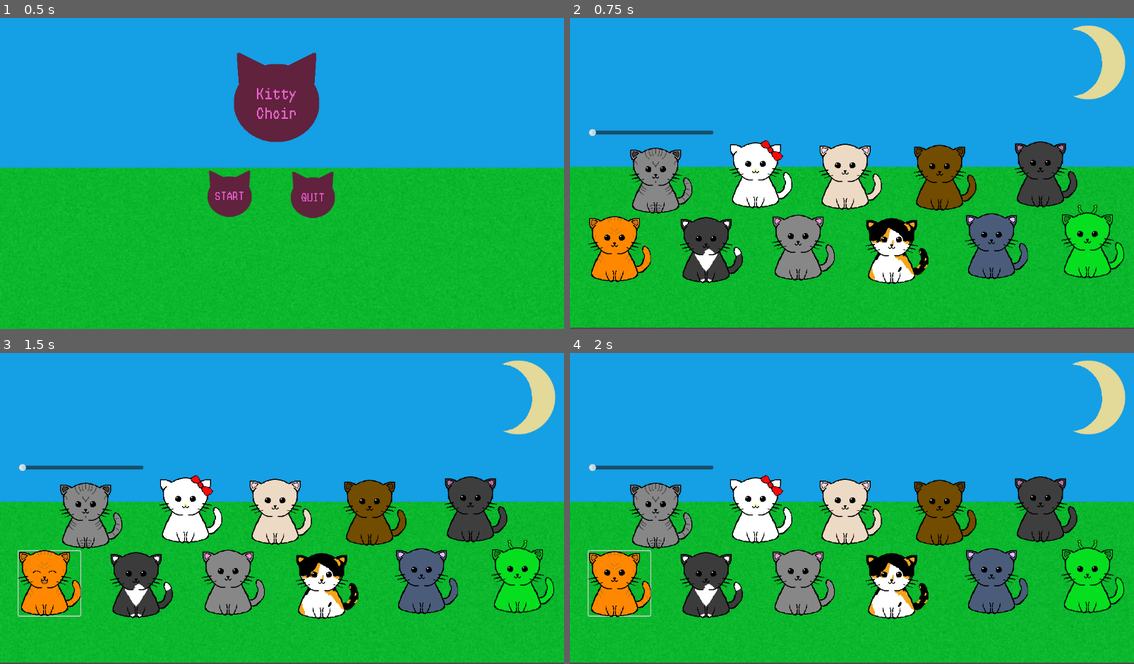
Above: before the commit, frames 1-4 (two rows, left to right).
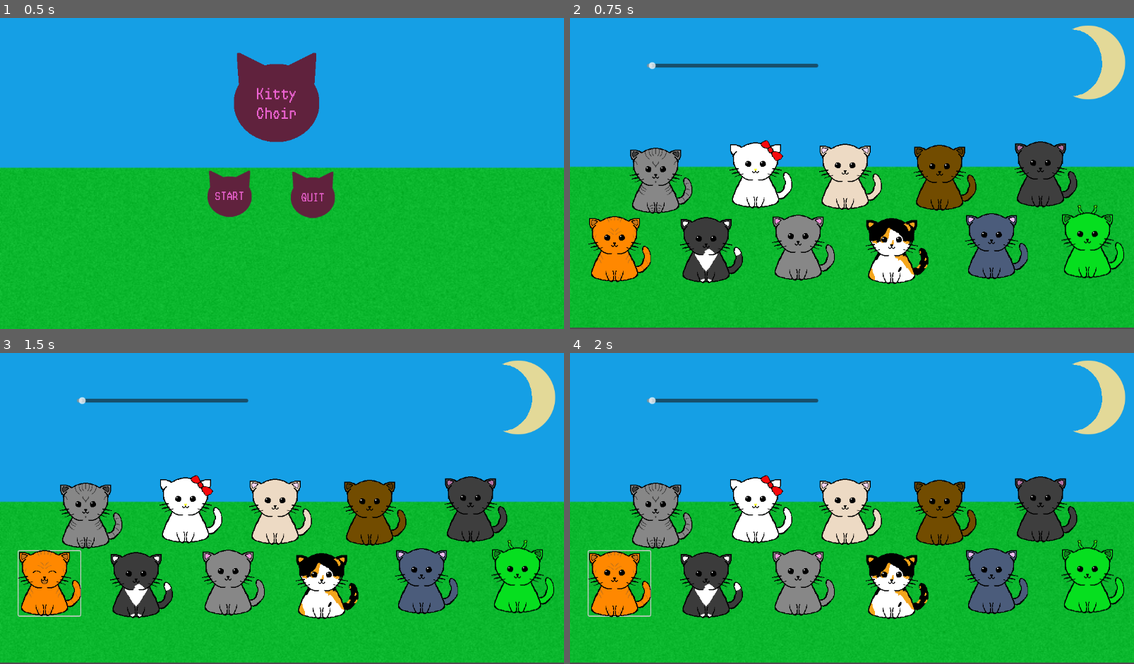
Above: after the commit, the same moments.

Repository: jesspancakes/music-game
Game: Godot game, scene res://start.tscn
Two runs of this game, one before a commit and one after it. Both use one fixed random seed, a clock stepped at 60 frames per second and the inputs below. The project has no main scene, so this scene is started directly.
Inputs (mouse positions are in pixels of both pictures, inside the frame that each line leads up to):
- Up to frame 1 (0.5 s): no input
- Up to frame 2 (0.75 s): click (801, 192) at 0.5 s
- Up to frame 3 (1.5 s): click (50, 583) at 1.25 s
- Up to frame 4 (2 s): no input

Frame 1 is identical in both runs. In frame 2, 0.7% of the frame differs, in the area x 3-45%, y 14-39%; in frame 3, 0.7%; in frame 4, 0.7%.

Commit message:
VOLUME SLIDERRRR !!!!!!!!!!

Diff:
--- a/musicgame/default_bus_layout.tres
+++ b/musicgame/default_bus_layout.tres
@@ -1,3 +1,9 @@
 [gd_resource type="AudioBusLayout" format=3 uid="uid://bh1ywot6a6b53"]
 
 [resource]
+bus/1/name = &"sounds"
+bus/1/solo = false
+bus/1/mute = false
+bus/1/bypass_fx = false
+bus/1/volume_db = 0.0
+bus/1/send = &"Master"
--- /dev/null
+++ b/musicgame/h_slider2.gd
@@ -0,0 +1,16 @@
+extends HSlider
+
+@export
+var bus_name: String
+
+var bus_index: int
+
+func _ready() -> void:
+	bus_index = AudioServer.get_bus_index("Master")
+	value_changed.connect(_on_value_changed)
+	# If you're using Godot 3, replace db_to_linear() with `db2linear()
+	value = db_to_linear(AudioServer.get_bus_volume_db(bus_index))
+
+func _on_value_changed(value: float) -> void:
+	# If you're using Godot 3, replace linear_to_db() with linear2db()
+	AudioServer.set_bus_volume_db(bus_index, linear_to_db(value))
--- a/musicgame/node_2d.tscn
+++ b/musicgame/node_2d.tscn
@@ -25,9 +25,9 @@
 [ext_resource type="Texture2D" uid="uid://2e2givgrunfx" path="res://aliencat.png" id="23_k8pny"]
 [ext_resource type="AudioStream" uid="uid://n2iks6d2vbo5" path="res://meo5.wav" id="24_6j6sd"]
 [ext_resource type="AudioStream" uid="uid://d4ngew3nwkhci" path="res://music-assignment_samples_clap-tape.ogg" id="26_pb1ww"]
-[ext_resource type="Script" path="res://h_slider.gd" id="27_gih6d"]
 [ext_resource type="AudioStream" uid="uid://8nt27topldn8" path="res://kevin-macleod-carefree.mp3" id="28_511fi"]
 [ext_resource type="Texture2D" uid="uid://cdl87nf74ftrr" path="res://moon.png" id="28_hfg55"]
+[ext_resource type="Script" path="res://h_slider2.gd" id="29_wyjq5"]
 [ext_resource type="Script" path="res://drumbutton.gd" id="30_0laar"]
 
 [node name="Node2D" type="Node2D"]
@@ -194,13 +194,6 @@
 
 [node name="drumloop" type="AudioStreamPlayer2D" parent="."]
 stream = ExtResource("26_pb1ww")
-
-[node name="pitch_slider" type="HSlider" parent="."]
-offset_left = 38.0
-offset_top = 238.0
-offset_right = 293.0
-offset_bottom = 254.0
-script = ExtResource("27_gih6d")
 
 [node name="kevin" type="AudioStreamPlayer" parent="."]
 stream = ExtResource("28_511fi")
@@ -213,6 +206,13 @@
 icon = ExtResource("28_hfg55")
 flat = true
 script = ExtResource("30_0laar")
+
+[node name="HSlider" type="HSlider" parent="."]
+offset_left = 157.0
+offset_top = 78.0
+offset_right = 507.0
+offset_bottom = 140.0
+script = ExtResource("29_wyjq5")
 
 [connection signal="pressed" from="cat1" to="." method="_on_cat_1_pressed"]
 [connection signal="pressed" from="cat2" to="." method="_on_cat_2_pressed"]
@@ -225,5 +225,4 @@
 [connection signal="pressed" from="cat9" to="." method="_on_cat_9_pressed"]
 [connection signal="pressed" from="cat10" to="." method="_on_cat_10_pressed"]
 [connection signal="pressed" from="cat11" to="." method="_on_cat_11_pressed"]
-[connection signal="changed" from="pitch_slider" to="." method="_on_pitch_slider_changed"]
 [connection signal="pressed" from="drum" to="." method="_on_drum_pressed"]
